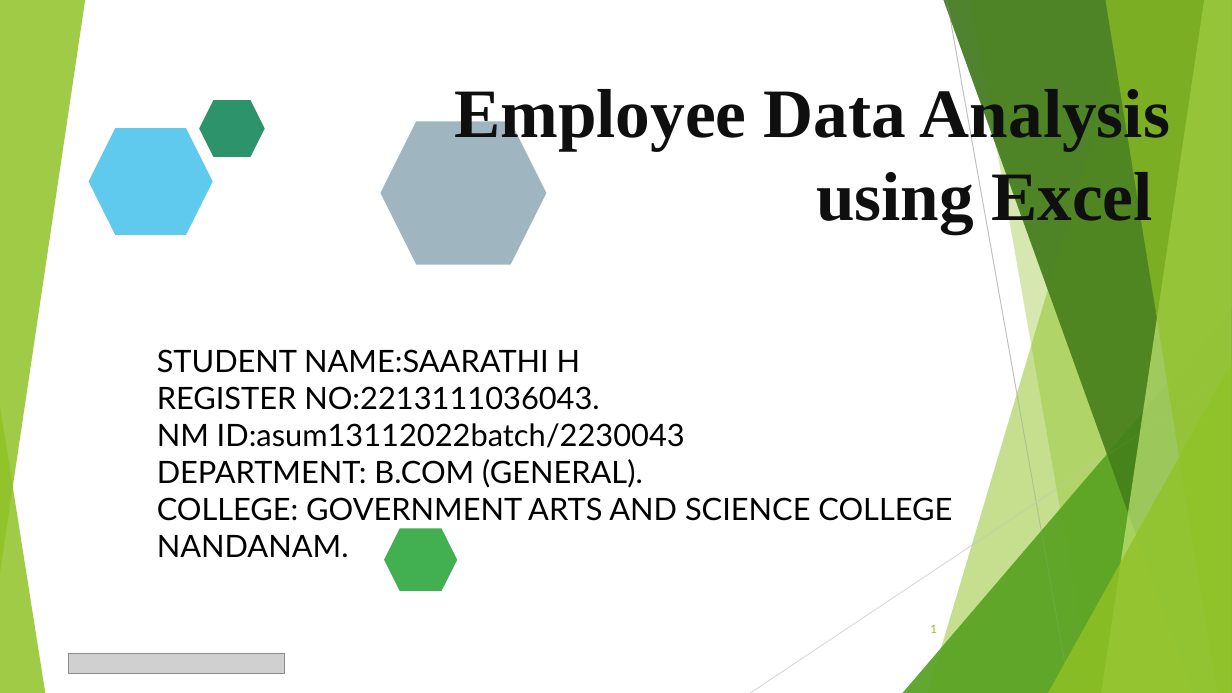
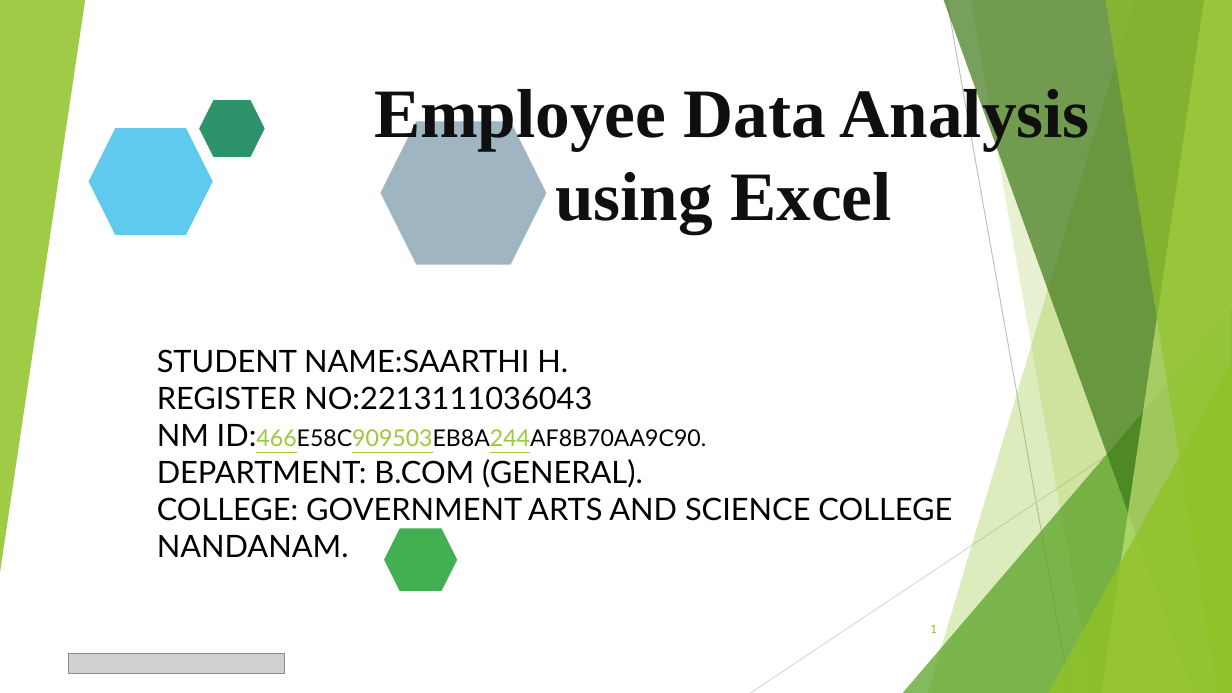
Before and after one commit to Saarathi123/Saarathi-, a slide deck: slide 1 of TNSDC PROJECT.pptx. Drawn at 1232x693 pixels with LibreOffice and Linux fonts; fonts in the diff are those of the drawing; grey boxes stand for pictures. Boxes give left, top, right and bottom in pixels: in the first picture for what was removed or moved away, otherwise in the second. Text is boxed around its words. In the diff, an @@ line names an element or a change of style, - is before the commit and + after.

```diff
--- a/TNSDC PROJECT.pptx
+++ b/TNSDC PROJECT.pptx
@@ title "Employee Data Analysis using Excel" at (374, 83, 1090, 234): alignment right to centre @@
@@ text at (157, 349, 706, 447): text changed @@
-STUDENT NAME:SAARATHI H
-REGISTER NO:2213111036043.
-NM ID:asum13112022batch/2230043
+STUDENT NAME:SAARTHI H.
+REGISTER NO:2213111036043
+NM ID:466E58C909503EB8A244AF8B70AA9C90.
@@ group removed at (903, 0, 1232, 693): 5 freeform shapes, 2 triangles @@
@@ triangle removed at (0, 406, 45, 693) @@
```
Also in this commit, not shown: 2 other slides changed, 1 slide removed.
